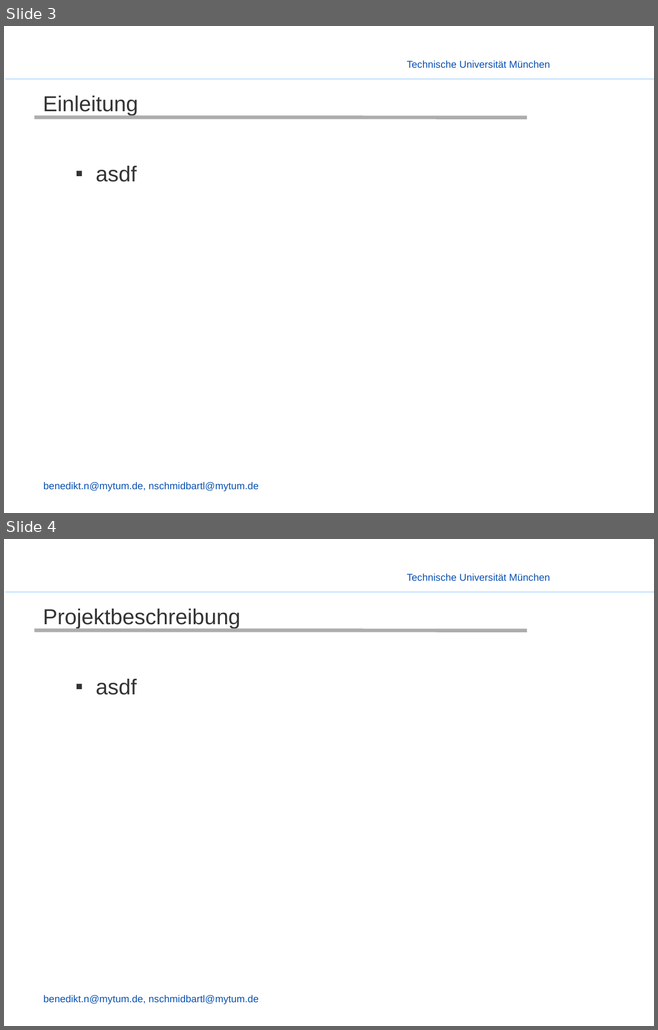
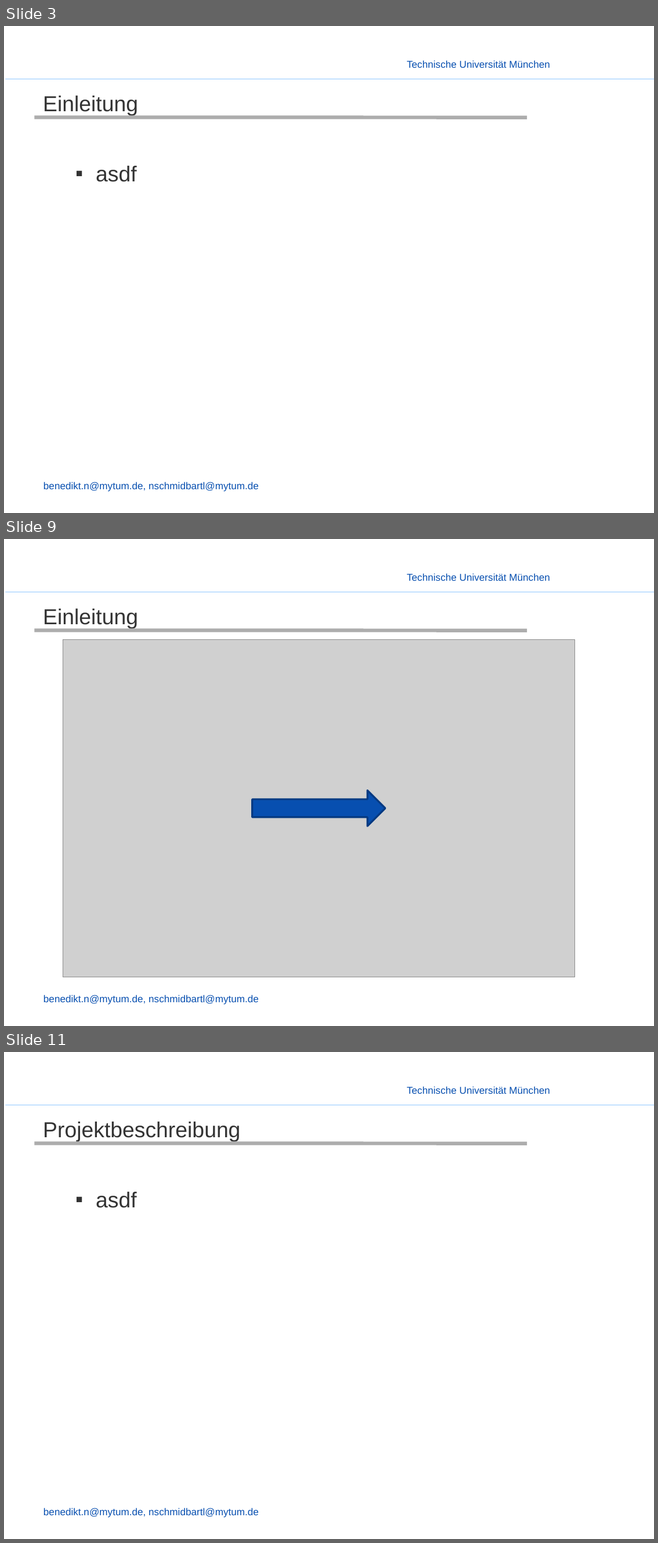
Before and after one commit to enjayes/logistikapp, a slide deck: Präsentation/Presentation - Nobbi.pptx. Shown one above the other, each under a label of ours: slides 3 and 4 before the commit, slides 3, 9 and 11 after it; the slides between them are not shown. The pictures are 658x1030 and 658x1543 pixels, drawn with LibreOffice and Linux fonts; fonts in the diff are those of the drawing; grey boxes stand for pictures; background and template pictures are left out. Boxes give left, top, right and bottom in pixels: in the first picture for what was removed or moved away, otherwise in the second. Text is boxed around its words. In the diff, an @@ line names an element or a change of style, - is before the commit and + after.

```diff
--- a/Präsentation/Presentation - Nobbi.pptx
+++ b/Präsentation/Presentation - Nobbi.pptx
@@ slide 9 added at (4,539,654,1026), background picture (left out); not listed: 3 template elements that a slide beside it also shows @@
@@ title added at (43,609,138,629), 24 pt, text #333333 @@
+Einleitung
@@ line added from (35, 631) to (527, 631), #ADADAD 4 pt @@
@@ picture added at (63,640,574,977) @@
@@ right arrow added at (252,790,385,826), fill #074FB0, outline #053A82 2 pt @@
@@ what was slide 4 is now slide 11 @@
```
Also in this commit, not shown: 1 slide changed, 6 other slides added.
